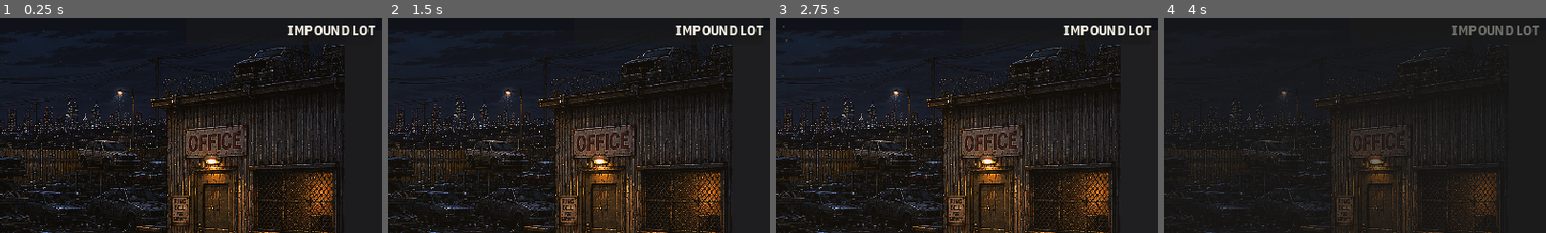
Above: before the commit, frames 1-4 (left to right).
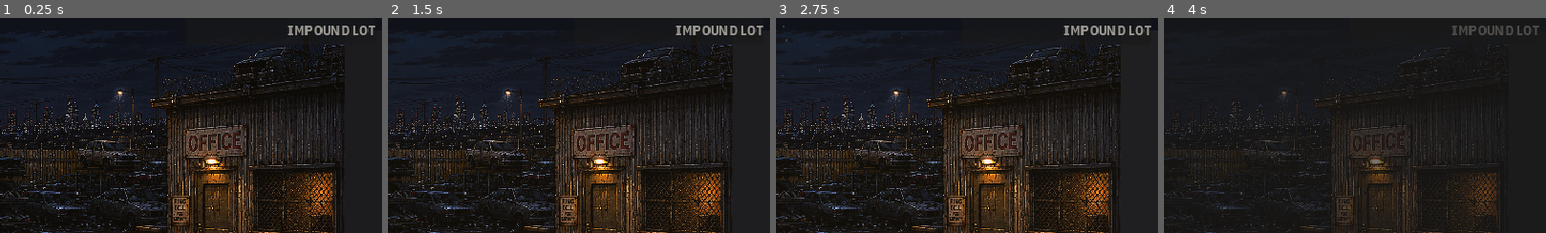
Above: after the commit, the same moments.

Repository: sneakycar/DOOMDANCE
Game: Godot game, scene res://scenes/game/main.tscn
Two runs of this game, one before a commit and one after it. Both use one fixed random seed, a clock stepped at 60 frames per second and the inputs below.
Inputs (mouse positions are % of the whole screen's width and height, from its top left):
- Up to frame 1 (0.25 s): no input
- Up to frame 2 (1.5 s): click "COLLECTIONS" at 0.5 s; tap Enter at 1.25 s; move the mouse to (72, 45) at 1.27 s; hold D (move_right) from 1.28 s (still down); hold E (interact) from 1.28 s (still down); click (72, 45) at 1.42 s
- Up to frame 3 (2.75 s): keep holding D (move_right); move the mouse to (30, 55) at 2.02 s; release E (interact) at 2.03 s; tap E (interact) at 2.1 s
- Up to frame 4 (4 s): move the mouse to (60, 28) at 2.77 s; release D (move_right) at 2.78 s; hold A (move_left) 2.78-3.53 s; hold E (interact) 2.78-3.53 s; tap Space at 3.5 s; move the mouse to (45, 70) at 3.52 s; hold D (move_right) from 3.53 s (still down); tap E (interact) at 3.6 s; click (45, 70) at 3.67 s
The pictures show only the part of the screen within x 50-100%, y 2-52%; the shares and areas given below are measured in that part.

The runs differ from the first frame. In frame 1, 0.6% of the frame differs, in the area x 75-99%, y 3-8%; in frame 2, 0.6%; in frame 3, 0.6%; in frame 4, 0.4%.
Error in both runs: Cannot call method 'add_theme_font_override' on a null value. (res://scripts/game/doom_typography.gd:32)

Commit message:
ui: location title text and badge at 60% opacity
Co-authored-by: Cursor <cursoragent@cursor.com>

Diff:
--- a/scenes/game/main.tscn
+++ b/scenes/game/main.tscn
@@ -54,7 +54,7 @@
 [node name="LocationLabel" type="Label" parent="HUD/LocationBadge"]
 unique_name_in_owner = true
 layout_mode = 2
-theme_override_colors/font_color = Color(0.95, 0.93, 0.88, 1)
+theme_override_colors/font_color = Color(0.95, 0.93, 0.88, 0.6)
 theme_override_font_sizes/font_size = 16
 text = "IMPOUND LOT"
 horizontal_alignment = 2
--- a/scripts/game/game_main.gd
+++ b/scripts/game/game_main.gd
@@ -37,7 +37,9 @@
 	panel_style.content_margin_top = 6
 	panel_style.content_margin_bottom = 6
 	%HudPanel.add_theme_stylebox_override("panel", panel_style)
-	%LocationBadge.add_theme_stylebox_override("panel", panel_style.duplicate())
+	var location_style := panel_style.duplicate()
+	location_style.bg_color = Color(0, 0, 0, 0.6)
+	%LocationBadge.add_theme_stylebox_override("panel", location_style)
 	_observation.add_theme_stylebox_override("panel", panel_style.duplicate())
 
 func _apply_hud_typography() -> void:
@@ -46,6 +48,8 @@
 	DoomTypography.stamp_mono(%InventoryLabel, 10)
 	DoomTypography.stamp_observation(%MessageLabel, 12)
 	DoomTypography.stamp_signage(_location_label, 16)
+	var signage := DoomTypography.COLOR_SIGNAGE
+	_location_label.add_theme_color_override("font_color", Color(signage.r, signage.g, signage.b, 0.6))
 	_location_label.horizontal_alignment = HORIZONTAL_ALIGNMENT_RIGHT
 	%InventoryLabel.vertical_alignment = VERTICAL_ALIGNMENT_TOP
 	%CollectionsButton.add_theme_font_override("font", DoomTypography.mono)
Not shown, changed: public/index.html
Not shown, changed: public/index.pck
